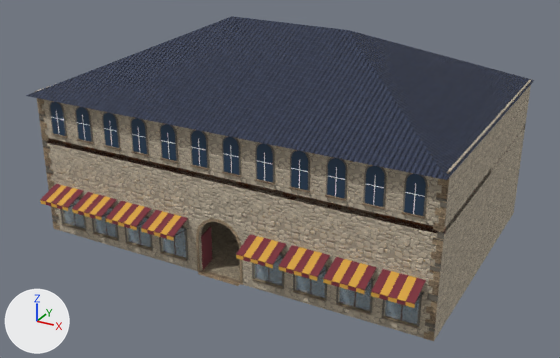
What one commit did to the glTF model art/town/shops/shop_guild.gltf.
Rendered twice from a camera (50 mm lens) standing at (25.2, -37.5, 27.0) and looking at (0.4, 7.7, 4.4). Arrows for +X, +Y and +Z are at lower left; the lights stay in place. The older version comes first. Objects named as collision shapes, trigger or cutter boxes, shadow casters or lower levels of detail are left out. Vertices at exactly the same position are counted once.

In view in the first picture: 'shop_guild'.
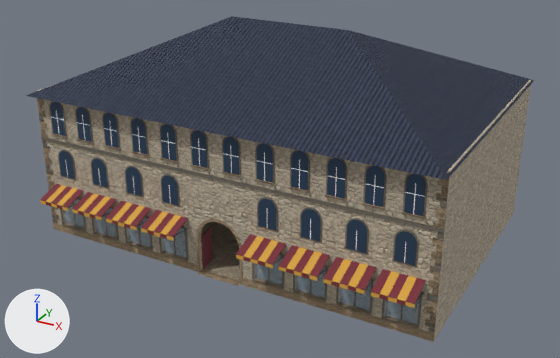
What differs and where, as boxes [x1, y1, x2, y2] in the pictures (560 x 358 px; the box of a moved part takes in the faces that stretch with it):
'shop_guild', reshaped
    before: [26, 16, 534, 341]
    after: [26, 16, 534, 342]
part 1 of me_p1, added
    after: [58, 150, 76, 180]
part 2 of me_p1, added
    after: [91, 157, 109, 189]
part 3 of me_p1, added
    after: [125, 165, 144, 198]
part 4 of me_p1, added
    after: [160, 174, 180, 207]
part 5 of me_p1, added
    after: [257, 197, 278, 232]
part 6 of me_p1, added
    after: [300, 207, 322, 243]
part 7 of me_p1, added
    after: [345, 218, 369, 255]
part 8 of me_p1, added
    after: [392, 229, 419, 267]
part 9 of me_p1, added
    after: [59, 151, 75, 179]
part 10 of me_p1, added
    after: [92, 159, 108, 187]
part 11 of me_p1, added
    after: [126, 167, 142, 196]
part 12 of me_p1, added
    after: [162, 176, 178, 205]
part 13 of me_p1, added (blue)
    after: [258, 199, 276, 230]
part 14 of me_p1, added (blue)
    after: [301, 209, 320, 241]
part 15 of me_p1, added (blue)
    after: [346, 220, 367, 253]
part 16 of me_p1, added (blue)
    after: [394, 231, 417, 266]
part 17 of me_p1, moved or reshaped
    before: [46, 127, 525, 234]
    after: [41, 134, 445, 334]
part 18 of me_p1, added
    after: [53, 223, 434, 342]

Edits to the bpy script that builds the scene:
```text
Change me_p1:
    used by ob_shop_guild; location = (0.0, 0.0, 0.0)
    remove me_p1.from_pydata(...)  # 4338 vertices, 7942 faces; spans x -15.0..15.0, y -1.7..19.9, z 0.0..15.3
    add me_p1.from_pydata(...)  # 4836 vertices, 8842 faces; spans x -15.0..15.0, y -1.7..19.9, z 0.0..15.3
    me_p1 part 1: the loose piece of 26 vertices spanning x -13.7..-12.4, y -0.1..0.0, z 7.8..10.4 is copied, and the copy is scaled about its middle by (1.13, 0.833, 0.831), then moved by (0.3, 0.0, -3.5); it spans x -13.5..-12.0, y -0.1..0.0, z 4.6..6.8
    me_p1 part 2: the loose piece of 26 vertices spanning x -11.3..-10.0, y -0.1..0.0, z 7.8..10.4 is copied, and the copy is scaled about its middle by (1.13, 0.833, 0.831), then moved by (1.0, 0.0, -3.5); it spans x -10.5..-9.0, y -0.1..0.0, z 4.6..6.8
    me_p1 part 3: the loose piece of 26 vertices spanning x -6.6..-5.3, y -0.1..0.0, z 7.8..10.4 is copied, and the copy is scaled about its middle by (1.13, 0.833, 0.831), then moved by (-0.8, 0.0, -3.5); it spans x -7.5..-6.0, y -0.1..0.0, z 4.6..6.8
    me_p1 part 4: the loose piece of 26 vertices spanning x -4.2..-2.9, y -0.1..0.0, z 7.8..10.4 is copied, and the copy is scaled about its middle by (1.13, 0.833, 0.831), then moved by (-0.1, 0.0, -3.5); it spans x -4.4..-3.0, y -0.1..0.0, z 4.6..6.8
    me_p1 part 5: the loose piece of 26 vertices spanning x 2.9..4.2, y -0.1..0.0, z 7.8..10.4 is copied, and the copy is scaled about its middle by (1.13, 0.833, 0.831), then moved by (0.1, 0.0, -3.5); it spans x 3.0..4.4, y -0.1..0.0, z 4.6..6.8
    me_p1 part 6: the loose piece of 26 vertices spanning x 5.3..6.6, y -0.1..0.0, z 7.8..10.4 is copied, and the copy is scaled about its middle by (1.13, 0.833, 0.831), then moved by (0.8, 0.0, -3.5); it spans x 6.0..7.5, y -0.1..0.0, z 4.6..6.8
    me_p1 part 7: the loose piece of 26 vertices spanning x 10.0..11.3, y -0.1..0.0, z 7.8..10.4 is copied, and the copy is scaled about its middle by (1.13, 0.833, 0.831), then moved by (-1.0, 0.0, -3.5); it spans x 9.0..10.5, y -0.1..0.0, z 4.6..6.8
    me_p1 part 8: the loose piece of 26 vertices spanning x 12.4..13.7, y -0.1..0.0, z 7.8..10.4 is copied, and the copy is scaled about its middle by (1.13, 0.833, 0.831), then moved by (-0.3, 0.0, -3.5); it spans x 12.0..13.5, y -0.1..0.0, z 4.6..6.8
    me_p1 part 9: a new loose piece of 26 vertices spanning x -13.4..-12.1, y -0.1, z 4.7..6.7, in mat_m_townglass
    me_p1 part 10: a new loose piece of 26 vertices spanning x -10.4..-9.1, y -0.1, z 4.7..6.7, in mat_m_townglass
    me_p1 part 11: a new loose piece of 26 vertices spanning x -7.4..-6.1, y -0.1, z 4.7..6.7, in mat_m_townglass
    me_p1 part 12: a new loose piece of 26 vertices spanning x -4.3..-3.1, y -0.1, z 4.7..6.7, in mat_m_townglass
    me_p1 part 13: a new loose piece of 26 vertices spanning x 3.1..4.3, y -0.1, z 4.7..6.7, in mat_m_townglass
    me_p1 part 14: a new loose piece of 26 vertices spanning x 6.1..7.4, y -0.1, z 4.7..6.7, in mat_m_townglass
    me_p1 part 15: a new loose piece of 26 vertices spanning x 9.1..10.4, y -0.1, z 4.7..6.7, in mat_m_townglass
    me_p1 part 16: a new loose piece of 26 vertices spanning x 12.1..13.4, y -0.1, z 4.7..6.7, in mat_m_townglass
    me_p1 part 17: 7 vertices removed from x -14.9..14.9, y 0.0..19.4, z 7.0..7.4; 11 vertices added at x -14.9..14.9, y -0.1..0.0, z 0.0..7.4
    me_p1 part 18: 6 vertices added at x -1.8..1.8, y -0.1..0.0, z 0.0..0.5
    other edits to the shape of me_p1 do not show in these pictures
```
